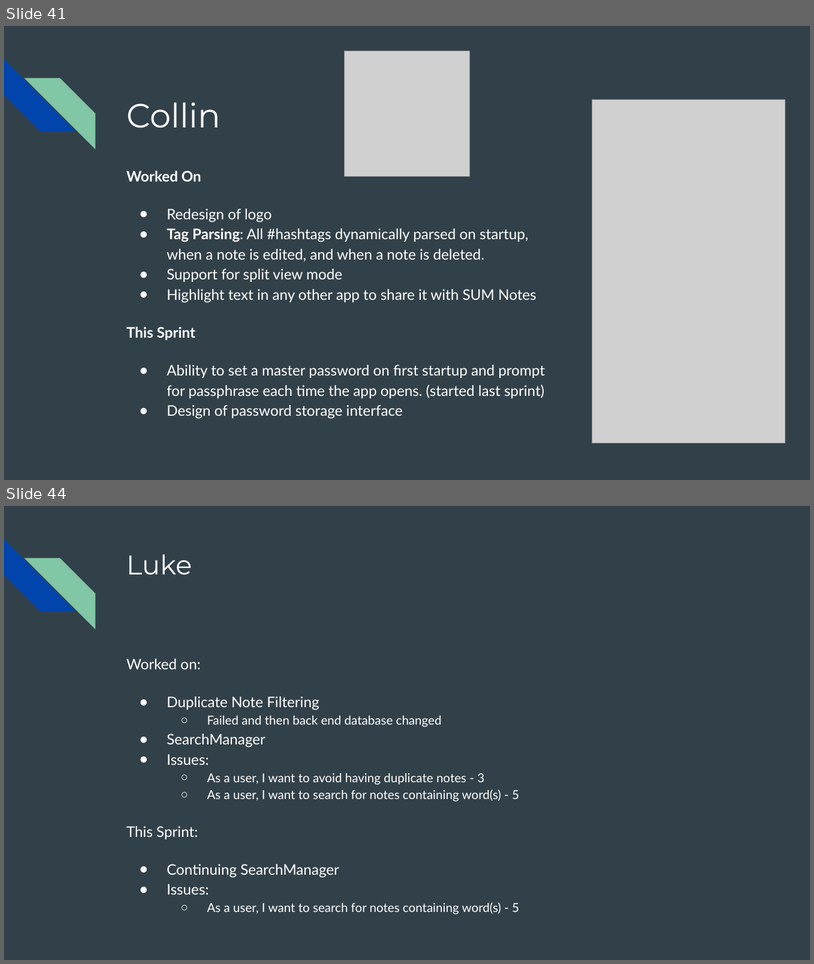
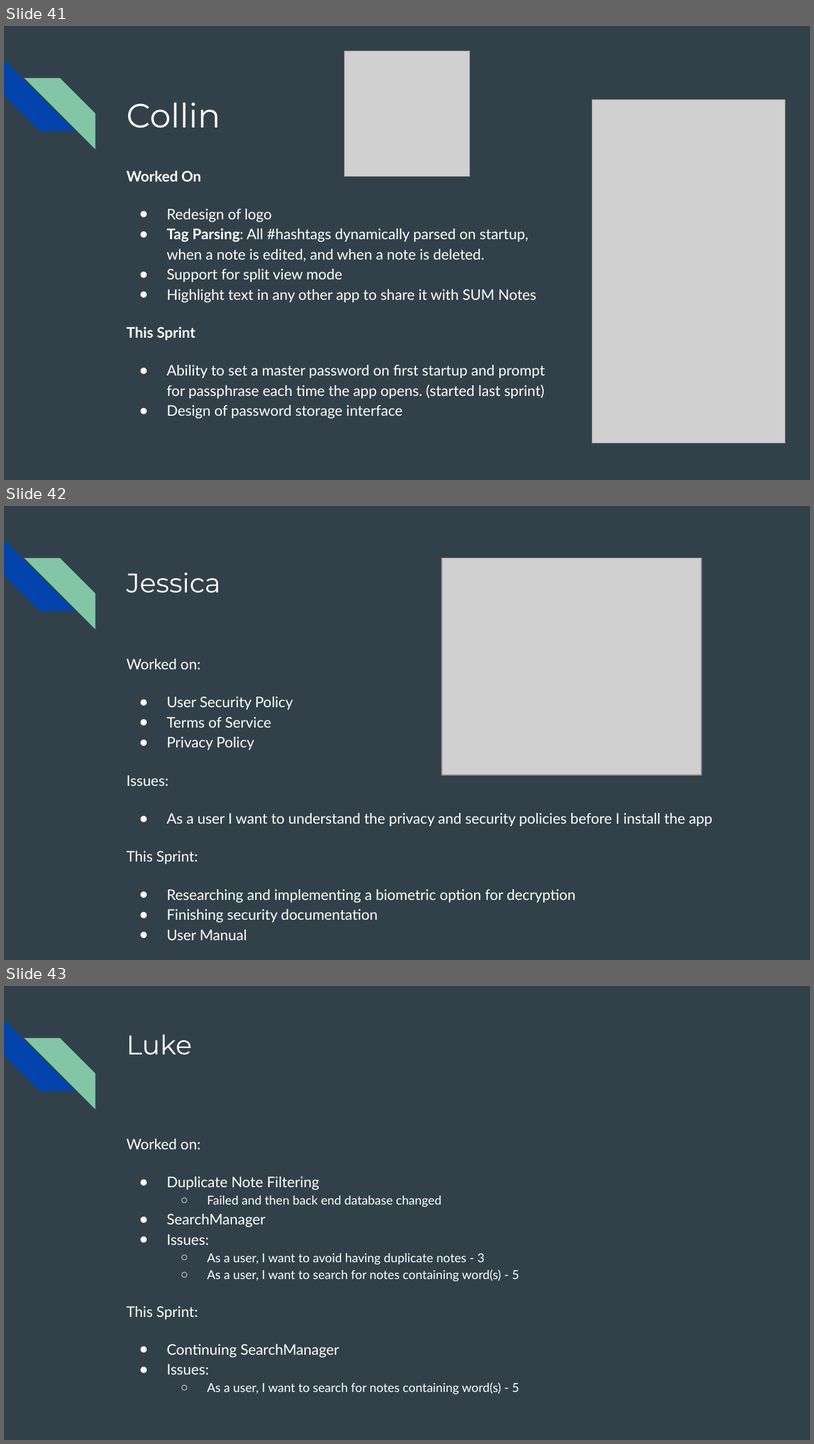
Before and after one commit to Incognoto/incognoto, a slide deck: SUM Presentations.pptx. Shown one above the other, each under a label of ours: slides 41 and 44 before the commit, slides 41, 42 and 43 after it; the slides between them are not shown. The pictures are 814x964 and 814x1444 pixels, drawn with LibreOffice and Linux fonts; fonts in the diff are those of the drawing; grey boxes stand for pictures. Boxes give left, top, right and bottom in pixels: in the first picture for what was removed or moved away, otherwise in the second. Text is boxed around its words. In the diff, an @@ line names an element or a change of style, - is before the commit and + after.

```diff
--- a/SUM Presentations.pptx
+++ b/SUM Presentations.pptx
@@ slide 42 added at <box>4,506,810,960</box>, background #324149; not listed: 2 template elements that a slide beside it also shows @@
@@ picture added at <box>442,558,702,775</box> @@
@@ title added at <box>126,573,221,593</box>, 24 pt, text #FFFFFF @@
+Jessica
@@ text added at <box>126,658,713,940</box>, 13 pt, text #FFFFFF @@
+Worked on:
+● User Security Policy
+● Terms of Service
+● Privacy Policy
+Issues:
+● As a user I want to understand the privacy and security policies before I install the app
+This Sprint:
+● Researching and implementing a biometric option for decryption
+● Finishing security documentation
+● User Manual
@@ what was slide 44 is now slide 43 @@
```
Also in this commit, not shown: 1 slide changed, 7 other slides added, 1 slide removed.
